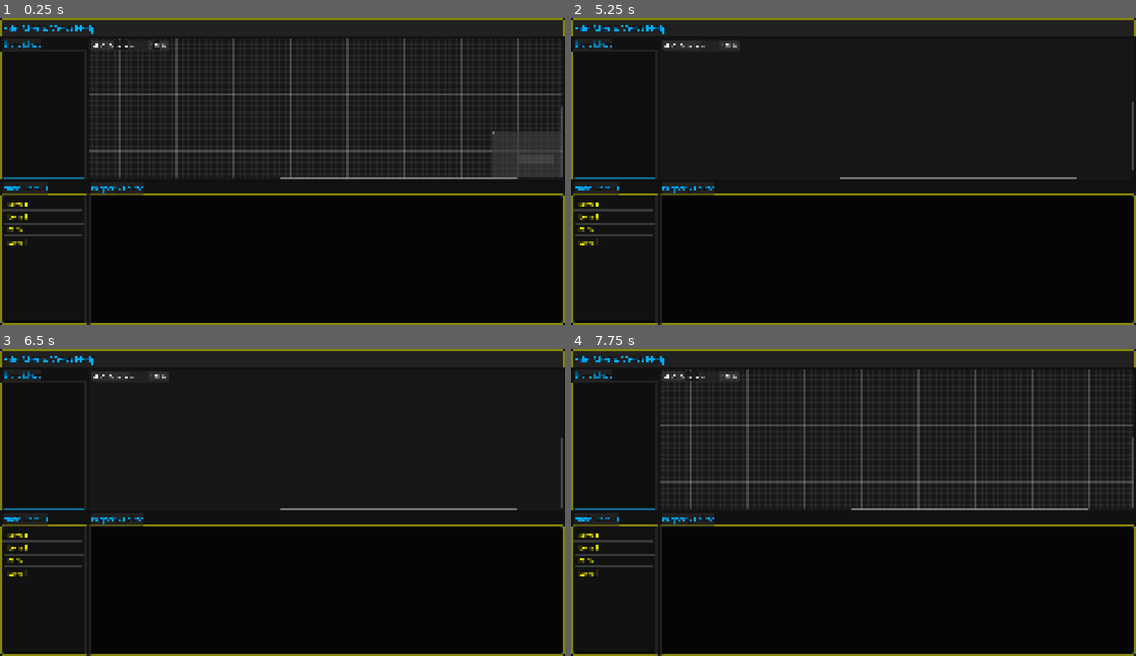
Above: before the commit, frames 1-4 (two rows, left to right).
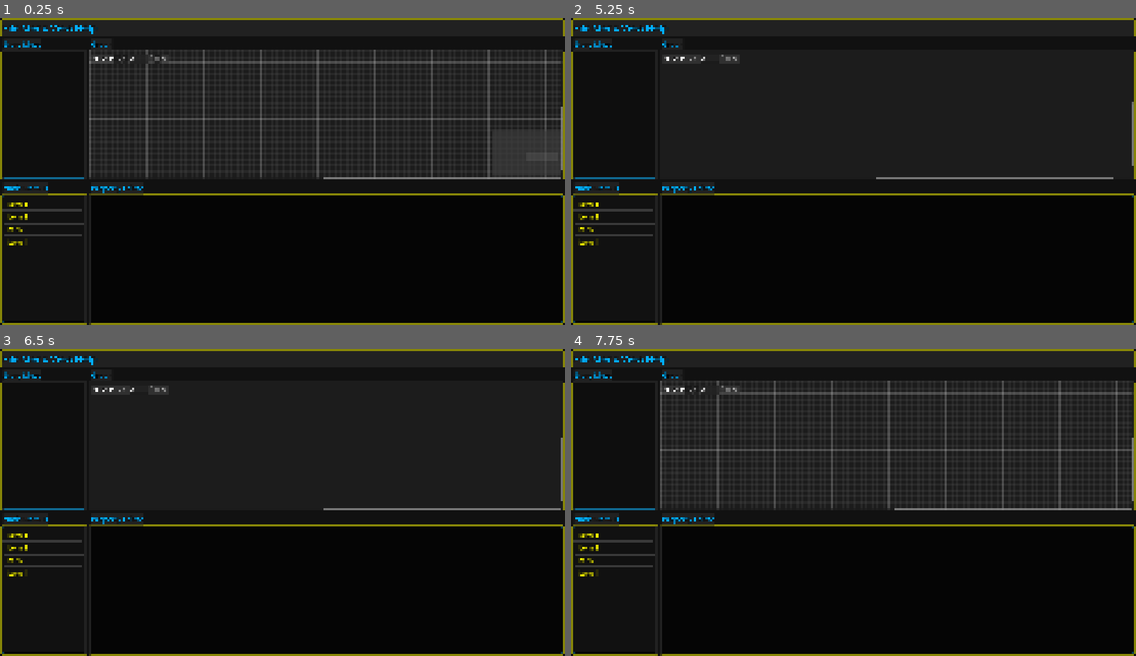
Above: after the commit, the same moments.

Repository: Phillip383/StoryGraph
Game: Godot game, scene res://scenes/UI/Editor/graph_editor.tscn
Same seed, same stepped clock (60 frames per second), same inputs: the game is played once before the commit and once after it.
Inputs (mouse positions are in pixels of both pictures, inside the frame that each line leads up to; where the layout moved, square brackets give the same spot in the first picture):
- Up to frame 1 (0.25 s): no input
- Up to frame 2 (5.25 s): click (667, 57) [667, 45] at 0.5 s; click (684, 57) [684, 45] at 1.25 s; click (689, 57) [689, 45] at 2 s; click (695, 57) [695, 45] at 2.75 s; click (729, 57) [729, 45] at 3.5 s; click (734, 57) [734, 45] at 4.25 s; click (667, 57) [667, 45] at 5 s
- Up to frame 3 (6.5 s): click (113, 388) [113, 376] at 5.75 s
- Up to frame 4 (7.75 s): click (689, 388) [689, 376] at 6.5 s; click (695, 388) [695, 376] at 7.25 s

The runs differ from the first frame. In frame 1, 8.5% of the frame differs, in the area x 15-100%, y 6-53%; in frame 2, 0.9%; in frame 3, 0.9%; in frame 4, 8.8%.

Commit message:
Added nodes directory in prep for different types of nodes. Also added graphs container so more than one graph can open at a time.

Diff:
--- a/scenes/UI/Editor/graph_editor.tscn
+++ b/scenes/UI/Editor/graph_editor.tscn
@@ -52,18 +52,23 @@
 theme_override_constants/separation = 3
 theme_override_constants/minimum_grab_thickness = 3
 
-[node name="InspectorContainer" parent="PanelContainer/MarginContainer/Main_C/VSplitContainer/StoryLines_Graph_C" instance=ExtResource("4_h0swr")]
+[node name="Inspector_Left_Top_C" parent="PanelContainer/MarginContainer/Main_C/VSplitContainer/StoryLines_Graph_C" instance=ExtResource("4_h0swr")]
 layout_mode = 2
 current_tab = 0
 
-[node name="Story Lines" parent="PanelContainer/MarginContainer/Main_C/VSplitContainer/StoryLines_Graph_C/InspectorContainer" instance=ExtResource("4_tixvr")]
+[node name="Story Lines" parent="PanelContainer/MarginContainer/Main_C/VSplitContainer/StoryLines_Graph_C/Inspector_Left_Top_C" instance=ExtResource("4_tixvr")]
 layout_mode = 2
 metadata/_tab_index = 0
 
-[node name="Graph" parent="PanelContainer/MarginContainer/Main_C/VSplitContainer/StoryLines_Graph_C" instance=ExtResource("1_ot8g1")]
+[node name="Graphs_C" parent="PanelContainer/MarginContainer/Main_C/VSplitContainer/StoryLines_Graph_C" instance=ExtResource("4_h0swr")]
+layout_mode = 2
+current_tab = 0
+
+[node name="Graph" parent="PanelContainer/MarginContainer/Main_C/VSplitContainer/StoryLines_Graph_C/Graphs_C" instance=ExtResource("1_ot8g1")]
 custom_minimum_size = Vector2(1500, 0)
 layout_mode = 2
-scroll_offset = Vector2(-308, 0)
+scroll_offset = Vector2(-1662, -477)
+metadata/_tab_index = 0
 
 [node name="HSplitContainer" type="HSplitContainer" parent="PanelContainer/MarginContainer/Main_C/VSplitContainer"]
 custom_minimum_size = Vector2(0, 300)
@@ -73,24 +78,24 @@
 theme_override_constants/separation = 3
 theme_override_constants/minimum_grab_thickness = 3
 
-[node name="InspectorContainer" parent="PanelContainer/MarginContainer/Main_C/VSplitContainer/HSplitContainer" instance=ExtResource("4_h0swr")]
+[node name="Inspector_Left_Bottom_C" parent="PanelContainer/MarginContainer/Main_C/VSplitContainer/HSplitContainer" instance=ExtResource("4_h0swr")]
 layout_mode = 2
 current_tab = 0
 
-[node name="Node Details" parent="PanelContainer/MarginContainer/Main_C/VSplitContainer/HSplitContainer/InspectorContainer" instance=ExtResource("5_nxgem")]
+[node name="Node Details" parent="PanelContainer/MarginContainer/Main_C/VSplitContainer/HSplitContainer/Inspector_Left_Bottom_C" instance=ExtResource("5_nxgem")]
 layout_mode = 2
 metadata/_tab_index = 0
 
-[node name="InspectorContainer2" parent="PanelContainer/MarginContainer/Main_C/VSplitContainer/HSplitContainer" instance=ExtResource("4_h0swr")]
+[node name="Inspector_Bottom_C" parent="PanelContainer/MarginContainer/Main_C/VSplitContainer/HSplitContainer" instance=ExtResource("4_h0swr")]
 layout_mode = 2
 current_tab = 0
 
-[node name="Property Editor" parent="PanelContainer/MarginContainer/Main_C/VSplitContainer/HSplitContainer/InspectorContainer2" instance=ExtResource("6_nxgem")]
+[node name="Property Editor" parent="PanelContainer/MarginContainer/Main_C/VSplitContainer/HSplitContainer/Inspector_Bottom_C" instance=ExtResource("6_nxgem")]
 custom_minimum_size = Vector2(500, 0)
 layout_mode = 2
 size_flags_horizontal = 3
 theme = ExtResource("1_wjrqj")
 metadata/_tab_index = 0
 
-[editable path="PanelContainer/MarginContainer/Main_C/VSplitContainer/HSplitContainer/InspectorContainer/Node Details"]
-[editable path="PanelContainer/MarginContainer/Main_C/VSplitContainer/HSplitContainer/InspectorContainer2/Property Editor"]
+[editable path="PanelContainer/MarginContainer/Main_C/VSplitContainer/HSplitContainer/Inspector_Left_Bottom_C/Node Details"]
+[editable path="PanelContainer/MarginContainer/Main_C/VSplitContainer/HSplitContainer/Inspector_Bottom_C/Property Editor"]
--- a/scenes/UI/Graph/Menus/graph_node_menu.tscn
+++ b/scenes/UI/Graph/Menus/graph_node_menu.tscn
@@ -1,7 +1,7 @@
 [gd_scene load_steps=3 format=3 uid="uid://c7xdg8k5bdgco"]
 
 [ext_resource type="Script" uid="uid://b7d4weic6eoos" path="res://scripts/graph_system/graph_node_menu.gd" id="1_l675i"]
-[ext_resource type="PackedScene" uid="uid://dhrg7t8ktb4jq" path="res://scenes/UI/Graph/graph_node_base.tscn" id="2_72gc7"]
+[ext_resource type="PackedScene" uid="uid://dhrg7t8ktb4jq" path="res://scenes/UI/Graph/Nodes/graph_node_base.tscn" id="2_72gc7"]
 
 [node name="GraphNodeMenu" type="PopupMenu"]
 oversampling_override = 1.0
--- a/scenes/UI/Graph/graph.tscn
+++ b/scenes/UI/Graph/graph.tscn
@@ -7,10 +7,15 @@
 anchors_preset = 15
 anchor_right = 1.0
 anchor_bottom = 1.0
+offset_left = 1.0
+offset_top = 30.0
+offset_right = -1.0
+offset_bottom = -1.0
 grow_horizontal = 2
 grow_vertical = 2
 size_flags_horizontal = 3
 size_flags_vertical = 3
+scroll_offset = Vector2(-45, 0)
 script = ExtResource("1_rqtha")
 context_menu_offset = Vector2(320, 0)
 
Renamed: scenes/UI/Graph/graph_node_base.tscn -> scenes/UI/Graph/Nodes/graph_node_base.tscn
